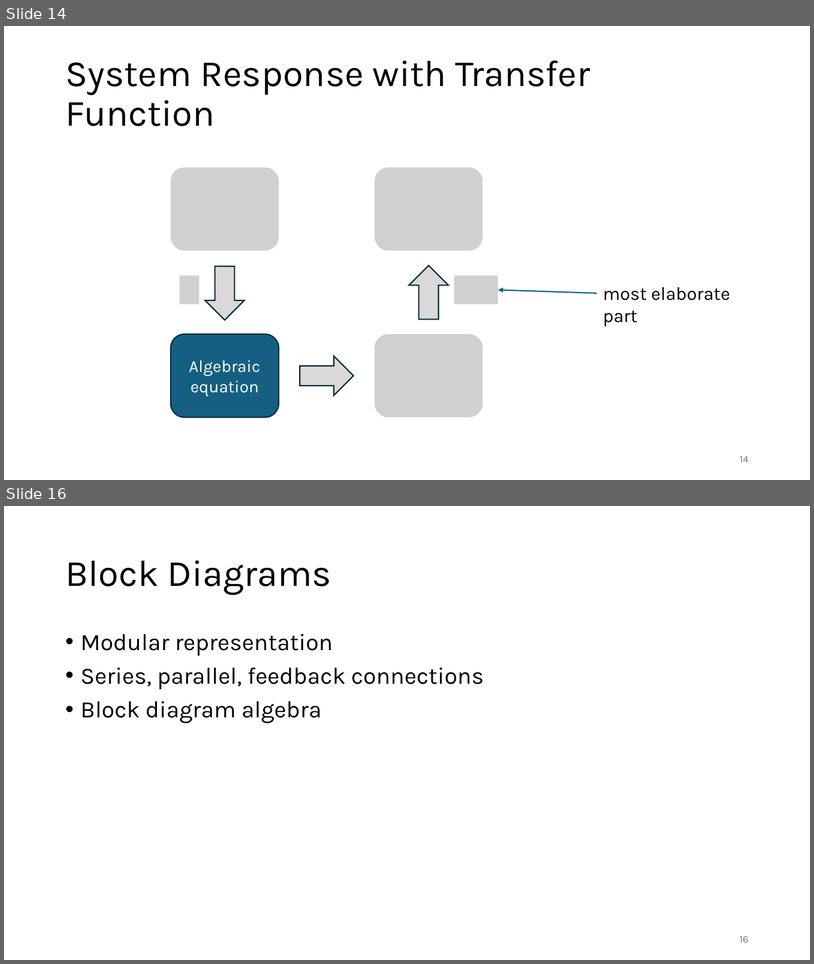
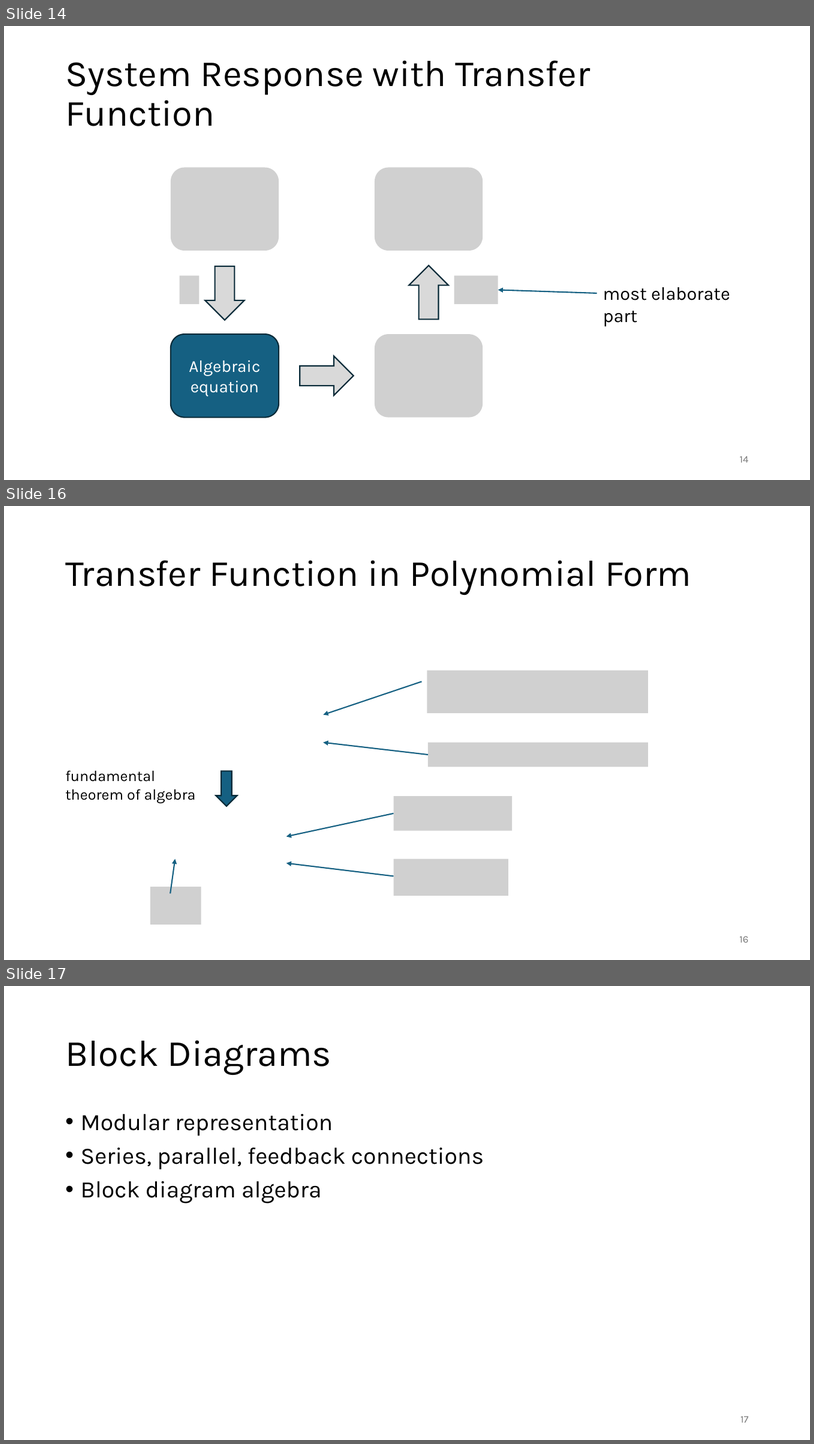
Before and after one commit to FelixWick/control_engineering, a slide deck: slides/3_Laplace.pptx. Shown one above the other, each under a label of ours: slides 14 and 16 before the commit, slides 14, 16 and 17 after it; the slides between them are not shown. The pictures are 814x964 and 814x1444 pixels, drawn with LibreOffice and Linux fonts; fonts in the diff are those of the drawing; grey boxes stand for pictures. Boxes give left, top, right and bottom in pixels: in the first picture for what was removed or moved away, otherwise in the second. Text is boxed around its words. In the diff, an @@ line names an element or a change of style, - is before the commit and + after.

```diff
--- a/slides/3_Laplace.pptx
+++ b/slides/3_Laplace.pptx
@@ slide 16 added at bbox=[4, 506, 810, 960], background #FFFFFF @@
@@ title added at bbox=[65, 560, 692, 595], 44 pt, text #000000 @@
+Transfer Function in Polynomial Form
@@ arrow added from (422, 681) to (323, 715), #156082 1.5 pt @@
@@ picture added at bbox=[428, 670, 648, 714] @@
@@ arrow added from (428, 754) to (323, 742), #156082 1.5 pt @@
@@ picture added at bbox=[428, 742, 648, 767] @@
@@ text added at bbox=[65, 770, 196, 803], 18 pt, text #000000 @@
+fundamental theorem of algebra
@@ down arrow added at bbox=[216, 771, 237, 806], fill #156082, outline #092A39 1.5 pt @@
@@ picture added at bbox=[393, 796, 512, 830] @@
@@ arrow added from (393, 813) to (287, 837), #156082 1.5 pt @@
@@ arrow added from (170, 893) to (175, 859), #156082 1.5 pt @@
@@ arrow added from (393, 876) to (287, 863), #156082 1.5 pt @@
@@ picture added at bbox=[393, 859, 509, 895] @@
@@ picture added at bbox=[150, 886, 201, 925] @@
@@ page number added at bbox=[740, 936, 749, 942], 12 pt, text #797979 @@
+16
@@ what was slide 16 is now slide 17 @@
@@ page number at bbox=[741, 1416, 749, 1422]: text changed @@
-16
+17
```
Also in this commit, not shown: 1 slide changed, 1 other slide added.
